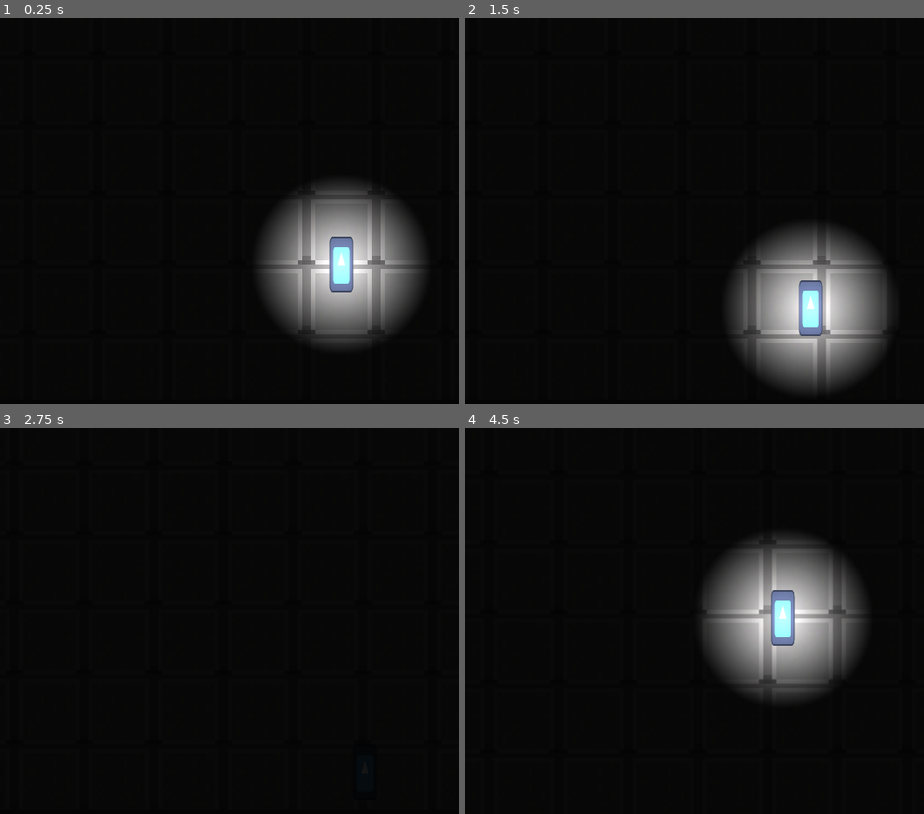
Above: before the commit, frames 1-4 (two rows, left to right).
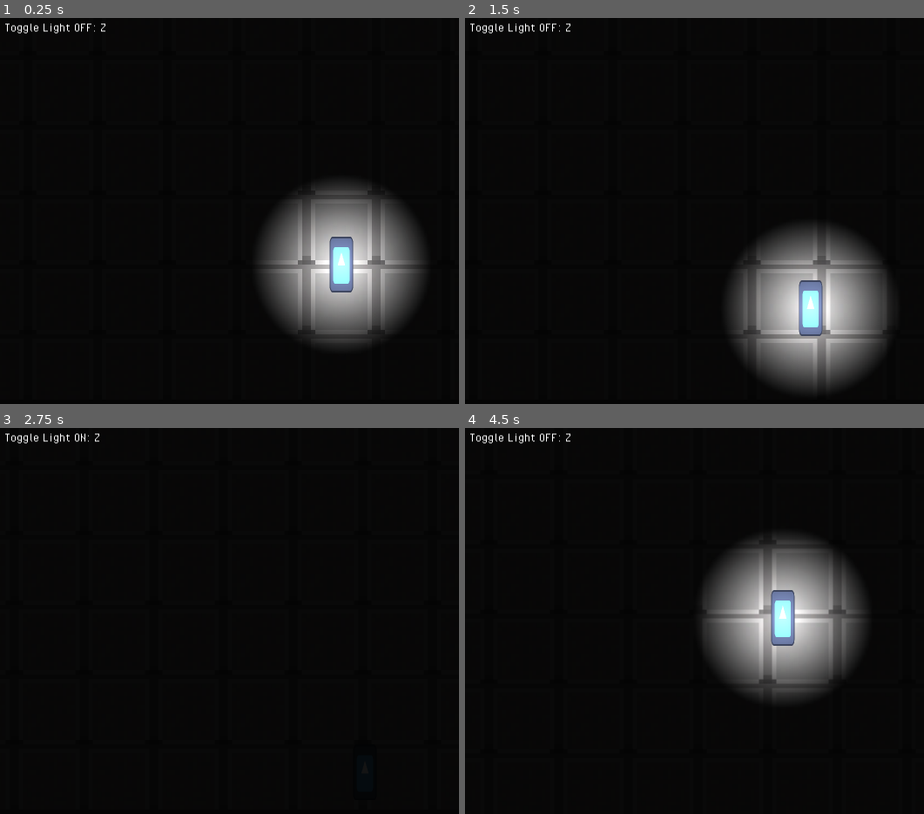
Above: after the commit, the same moments.

Repository: plouaincet/TheThreshold
Game: Godot game, scene res://scenes/game.tscn
Two runs of this game, one before a commit and one after it. Both use one fixed random seed, a clock stepped at 60 frames per second and the inputs below. The engine's default icon, where the game draws it, is replaced by a stand-in: a white triangle on a blue panel in a dark square.
Inputs:
- Up to frame 1 (0.25 s): no input
- Up to frame 2 (1.5 s): tap Enter at 0.5 s; hold D (right) 0.53-1.28 s; tap Z (light_toggle) at 0.6, 1.35 s; tap Space at 1.25 s; hold S (down) from 1.28 s (still down)
- Up to frame 3 (2.75 s): release S (down) at 2.03 s; hold D (right) from 2.03 s (still down); tap Z (light_toggle) at 2.1 s
- Up to frame 4 (4.5 s): tap Enter at 2.75 s; release D (right) at 2.78 s; hold W (up) 2.78-3.53 s; tap Z (light_toggle) at 2.85, 3.6, 4.35 s; hold A (left) from 3.53 s (still down); tap Space at 4.25 s

The runs differ from the first frame. In frame 1, 0.2% of the frame differs, in the area x 1-23%, y 1-5%; in frame 2, 0.2%; in frame 3, 0.1%; in frame 4, 0.2%.

Commit message:
added sounds and on-screen ON/OFF text to toggle-able light

Diff:
--- a/scenes/game.gd
+++ b/scenes/game.gd
@@ -10,4 +10,4 @@
 func _process(delta: float) -> void:
 	var number=rng.randi_range(0,5000)
 	if number==1:
-		$AudioStreamPlayer2D.play()
+		$Horror_sound.play()
--- a/scenes/game.tscn
+++ b/scenes/game.tscn
@@ -1,9 +1,12 @@
-[gd_scene load_steps=5 format=3 uid="uid://bcseent1yvlfo"]
+[gd_scene load_steps=8 format=3 uid="uid://bcseent1yvlfo"]
 
 [ext_resource type="Script" uid="uid://00pov1jjtbc2" path="res://scenes/game.gd" id="1_lnu2h"]
 [ext_resource type="PackedScene" uid="uid://bfhmev8phoae3" path="res://scenes/maze_map.tscn" id="1_uwrxv"]
 [ext_resource type="PackedScene" uid="uid://dtpksqljcnd38" path="res://scenes/player.tscn" id="2_yqjtg"]
 [ext_resource type="AudioStream" uid="uid://ba2vl3gtdn07" path="res://sounds/horror_sound.mp3" id="4_lbhrr"]
+[ext_resource type="PackedScene" uid="uid://b6ylrcicsx6jq" path="res://scenes/screen_texts.tscn" id="5_iywne"]
+[ext_resource type="AudioStream" uid="uid://cpl2tm0yk6683" path="res://sounds/lightswitch_off.mp3" id="6_p57ef"]
+[ext_resource type="AudioStream" uid="uid://cr7gbr8p8mdxn" path="res://sounds/lightswitch_on.mp3" id="7_u5sy4"]
 
 [node name="Game" type="Node"]
 script = ExtResource("1_lnu2h")
@@ -27,7 +30,19 @@
 position_smoothing_enabled = true
 position_smoothing_speed = 8.0
 
-[node name="AudioStreamPlayer2D" type="AudioStreamPlayer2D" parent="."]
+[node name="Horror_sound" type="AudioStreamPlayer2D" parent="."]
 stream = ExtResource("4_lbhrr")
 volume_db = 1.0
 max_polyphony = 2
+
+[node name="ScreenTexts" parent="." instance=ExtResource("5_iywne")]
+
+[node name="Switch_Off" type="AudioStreamPlayer" parent="."]
+stream = ExtResource("6_p57ef")
+volume_db = -10.0
+pitch_scale = 0.7
+
+[node name="Switch_On" type="AudioStreamPlayer" parent="."]
+stream = ExtResource("7_u5sy4")
+volume_db = -10.0
+pitch_scale = 0.8
--- a/scenes/player.gd
+++ b/scenes/player.gd
@@ -1,10 +1,17 @@
 extends CharacterBody2D
 
 const SPEED = 50
+@onready var switch_off: AudioStreamPlayer = $"../Switch_Off"
+@onready var switch_on: AudioStreamPlayer = $"../Switch_On"
 
 func _physics_process(delta: float) -> void:
 	var direction := Input.get_vector("left","right","up","down")
 	velocity=direction*SPEED
 	if Input.is_action_just_pressed("light_toggle"):
-		$PointLight2D.visible=!$PointLight2D.visible
+		if $PointLight2D.visible:
+			$PointLight2D.visible=false
+			switch_off.play()
+		else:
+			$PointLight2D.visible=true
+			switch_on.play()
 	move_and_slide()
--- /dev/null
+++ b/scenes/screen_tear.gd
@@ -0,0 +1,21 @@
+extends CanvasLayer
+
+var rng=RandomNumberGenerator.new()
+var number :int =0
+# Called when the node enters the scene tree for the first time.
+func _ready() -> void:
+	pass # Replace with function body.
+
+
+# Called every frame. 'delta' is the elapsed time since the previous frame.
+func _process(_delta: float) -> void:
+	number = randi_range(0,10000)
+	if number<=20:
+		for i in $Control.get_child_count():
+			var y=rng.randi_range(28,865)
+			var x=rng.randi_range(501,1082)
+			$Control.get_child(i).position=Vector2(x,y)
+			$Control.get_child(i).visible=true
+	elif number>7000:
+		for i in $Control.get_child_count():
+			$Control.get_child(i).visible=false
--- /dev/null
+++ b/scenes/screen_tear.tscn
@@ -0,0 +1,33 @@
+[gd_scene load_steps=3 format=3 uid="uid://bey6xtqxp1qtq"]
+
+[ext_resource type="Script" uid="uid://csgul8uve5p2a" path="res://scenes/screen_tear.gd" id="1_1bon8"]
+
+[sub_resource type="CanvasTexture" id="CanvasTexture_1bon8"]
+
+[node name="ScreenTear" type="CanvasLayer"]
+script = ExtResource("1_1bon8")
+
+[node name="Control" type="Control" parent="."]
+layout_mode = 3
+anchors_preset = 0
+offset_top = -3.0
+offset_right = 40.0
+offset_bottom = 37.0
+
+[node name="Tear1" type="Sprite2D" parent="Control"]
+self_modulate = Color(1, 1, 1, 0.34901962)
+position = Vector2(348.62494, 9.5)
+scale = Vector2(1698.7498, -0.9999999)
+texture = SubResource("CanvasTexture_1bon8")
+
+[node name="Tear2" type="Sprite2D" parent="Control"]
+self_modulate = Color(1, 1, 1, 0.36862746)
+position = Vector2(375.12488, 10.375029)
+scale = Vector2(1749.7502, 0.7500574)
+texture = SubResource("CanvasTexture_1bon8")
+
+[node name="Tear3" type="Sprite2D" parent="Control"]
+self_modulate = Color(1, 1, 1, 0.34509805)
+position = Vector2(372.6251, 9.312554)
+scale = Vector2(1730.75, -1.3748916)
+texture = SubResource("CanvasTexture_1bon8")
--- /dev/null
+++ b/scenes/screen_texts.gd
@@ -0,0 +1,15 @@
+extends CanvasLayer
+
+@onready var player: CharacterBody2D = $"../player"
+
+# Called when the node enters the scene tree for the first time.
+func _ready() -> void:
+	pass # Replace with function body.
+
+
+# Called every frame. 'delta' is the elapsed time since the previous frame.
+func _process(_delta: float) -> void:
+	if player.get_child(0).visible:
+		$Control/Label.text="Toggle Light OFF: Z"
+	else:
+		$Control/Label.text="Toggle Light ON: Z"
--- /dev/null
+++ b/scenes/screen_texts.tscn
@@ -0,0 +1,22 @@
+[gd_scene load_steps=3 format=3 uid="uid://b6ylrcicsx6jq"]
+
+[ext_resource type="Script" uid="uid://c210a7ukivhof" path="res://scenes/screen_texts.gd" id="1_i568l"]
+[ext_resource type="FontFile" uid="uid://ckuwm3n5tkw7u" path="res://fonts/PixelOperator.ttf" id="2_fmkxf"]
+
+[node name="ScreenTexts" type="CanvasLayer"]
+script = ExtResource("1_i568l")
+
+[node name="Control" type="Control" parent="."]
+layout_mode = 3
+anchors_preset = 0
+offset_right = 40.0
+offset_bottom = 40.0
+
+[node name="Label" type="Label" parent="Control"]
+layout_mode = 0
+offset_left = 26.0
+offset_top = 19.0
+offset_right = 66.0
+offset_bottom = 47.0
+theme_override_fonts/font = ExtResource("2_fmkxf")
+theme_override_font_sizes/font_size = 32
Binary file added: fonts/PixelOperator.ttf
Not shown, added: fonts/PixelOperator.ttf.import
Not shown, added: scenes/screen_tear.gd.uid
Not shown, added: scenes/screen_texts.gd.uid
Not shown, added: sounds/lightswitch_off.mp3.import
Not shown, added: sounds/lightswitch_on.mp3.import
Not shown, added: sounds/lightswitch_off.mp3
Not shown, added: sounds/lightswitch_on.mp3
